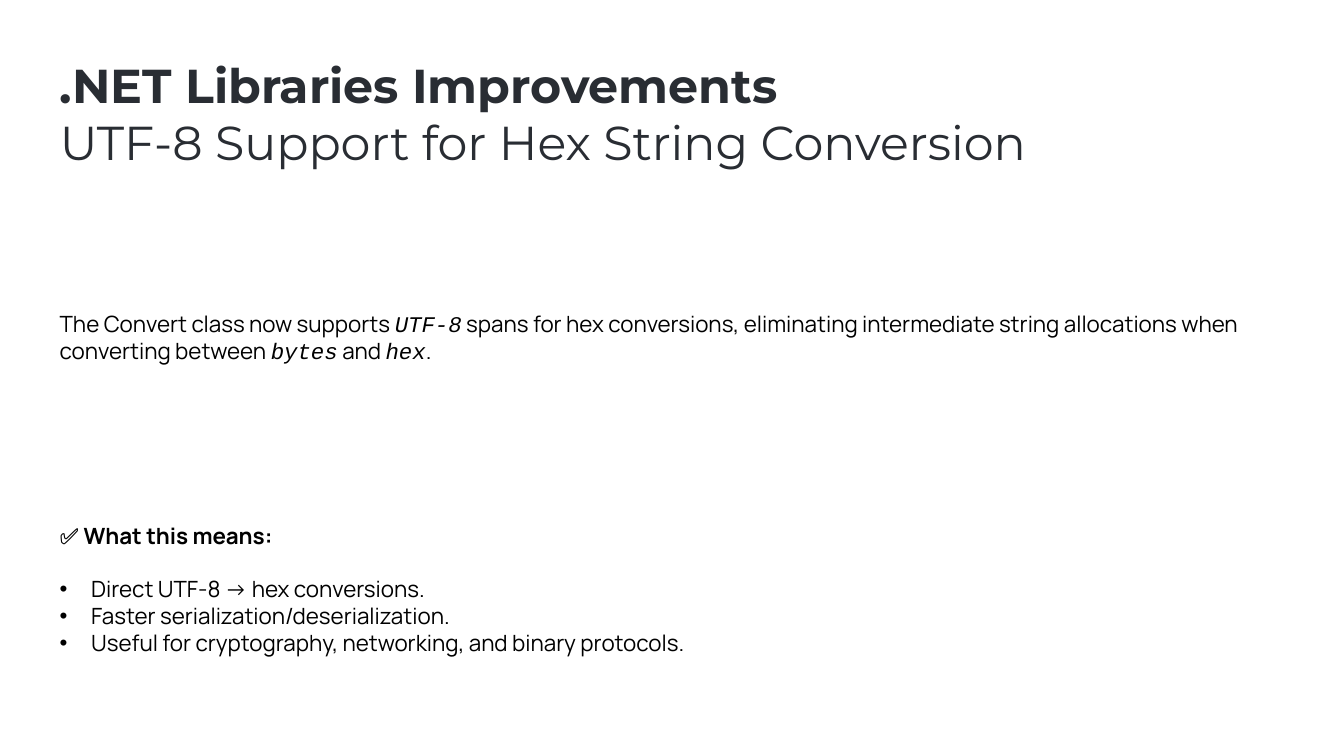
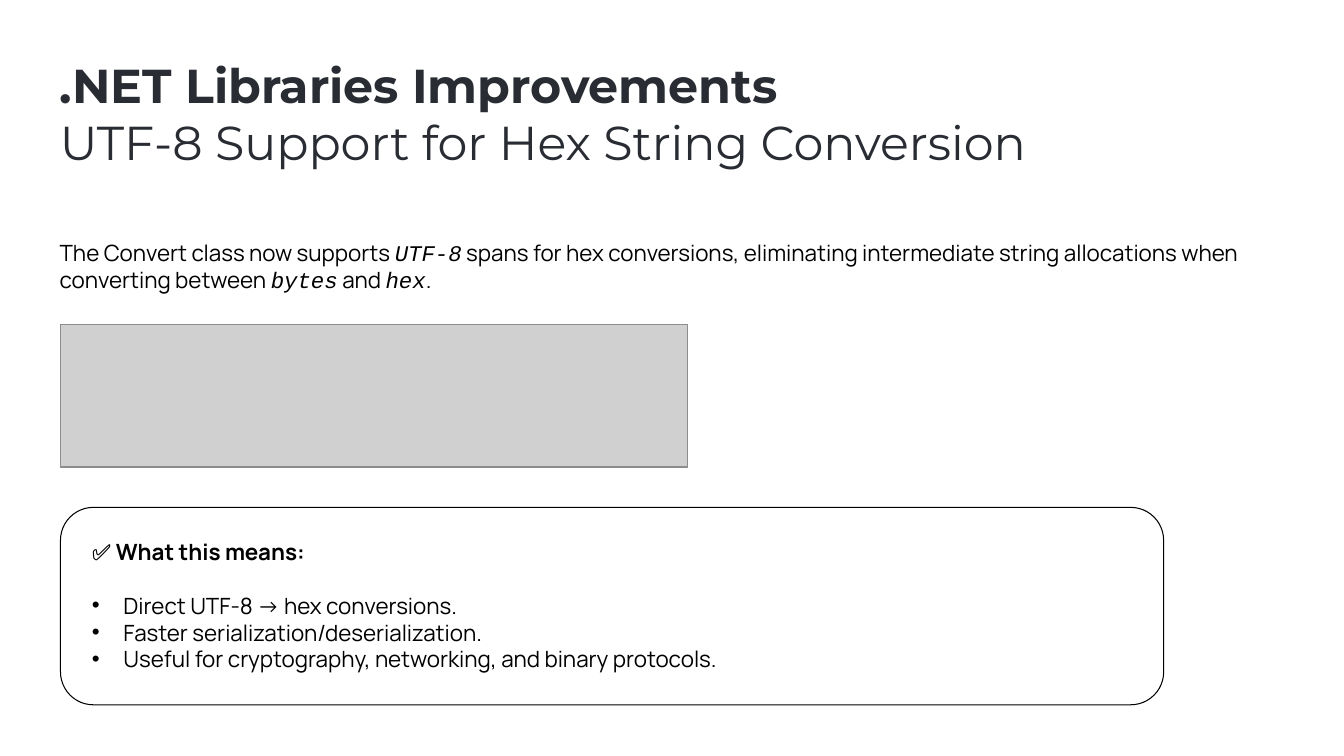
Before and after one commit to ebicoglu/presentations, a slide deck: slide 7 of abp-community-talks-2025.09.pptx. Drawn at 1344x756 pixels with LibreOffice and Linux fonts; fonts in the diff are those of the drawing; grey boxes stand for pictures; background and template pictures are left out. Boxes give left, top, right and bottom in pixels: in the first picture for what was removed or moved away, otherwise in the second. Text is boxed around its words. In the diff, an @@ line names an element or a change of style, - is before the commit and + after.

```diff
--- a/abp-community-talks-2025.09.pptx
+++ b/abp-community-talks-2025.09.pptx
@@ text "The Convert class now supports ...": place and size @@
-text "The Convert class now supports ..." at (60, 315, 1237, 365)
+text "The Convert class now supports ..." at (60, 244, 1237, 294)
@@ picture added at (60, 325, 688, 468) @@
@@ rounded rectangle added at (60, 507, 1164, 705), outline #000000 0.75 pt @@
@@ text "✅ What this means:": place and size @@
-text "✅ What this means:" at (84, 527, 684, 657)
+text "✅ What this means:" at (116, 543, 717, 673)
```
Also in this commit, not shown: 17 other slides changed, 2 slides added, 1 slide removed.
